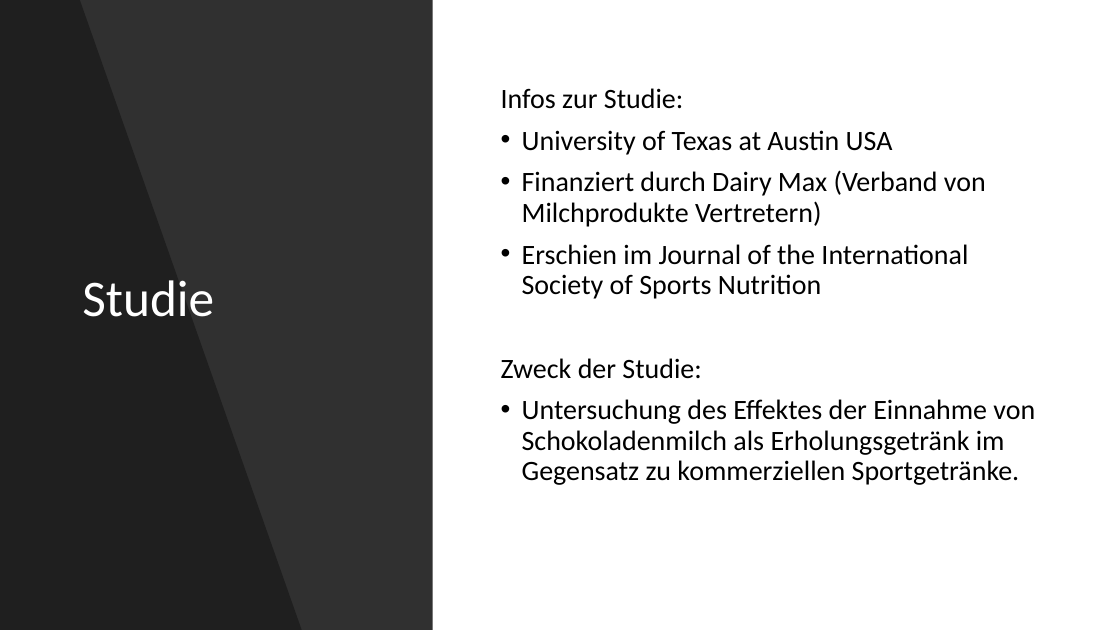
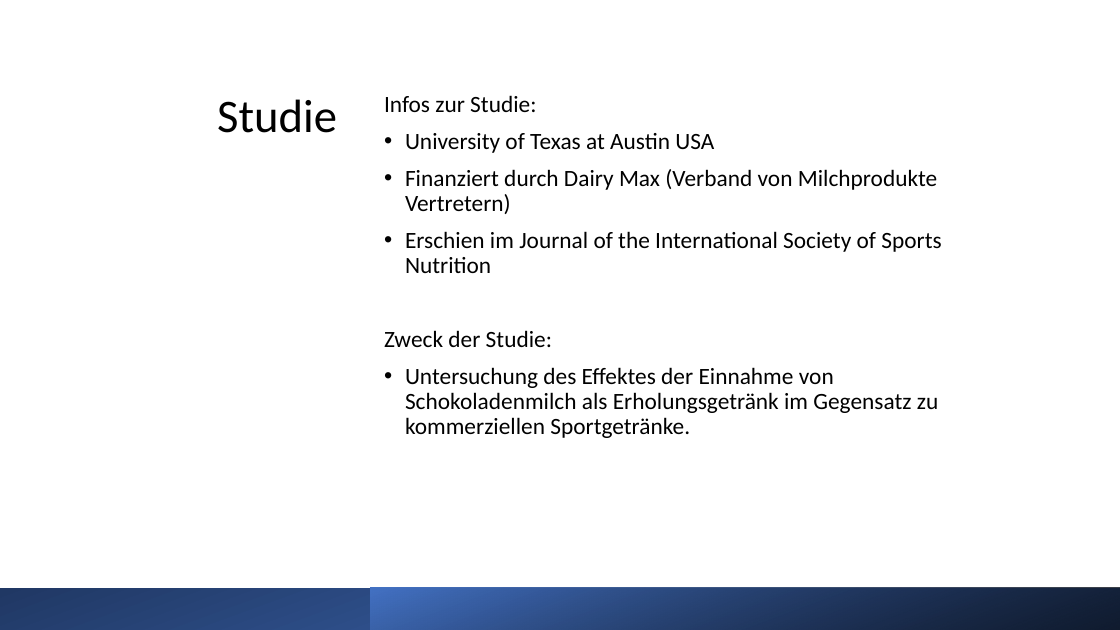
Before and after one commit to buehlpa/ChocolateMilkStudy, a slide deck: slide 5 of pp.pptx. Drawn at 1120x630 pixels with LibreOffice and Linux fonts; fonts in the diff are those of the drawing. Boxes give left, top, right and bottom in pixels: in the first picture for what was removed or moved away, otherwise in the second. Text is boxed around its words. In the diff, an @@ line names an element or a change of style, - is before the commit and + after.

```diff
--- a/pp.pptx
+++ b/pp.pptx
@@ rectangle removed at (0,0,433,630) @@
@@ freeform shape removed at (0,0,302,630) @@
@@ title "Studie": place and size @@
-title "Studie" at (82,280,214,317)
+title "Studie" at (217,99,337,133)
@@ title "Studie" at (217,99,337,133): size 44 to 40 pt, text colour #FFFFFF to #000000; alignment left to right; vertical alignment middle to top @@
@@ text "Infos zur Studie:": place and size @@
-text "Infos zur Studie:" at (501,88,1035,485)
+text "Infos zur Studie:" at (384,95,941,438)
@@ text "Infos zur Studie:" at (384,95,941,438): size 24 to 20 pt; vertical alignment middle to top @@
@@ rectangle added at (0,588,1120,630), fill gradient #4472C4 to #203864 @@
@@ rectangle added at (371,588,1120,630), fill gradient #000000 to #4472C4 @@
```
Also in this commit, not shown: 10 other slides changed, 2 slides added, 2 slides removed, 5 other files.
